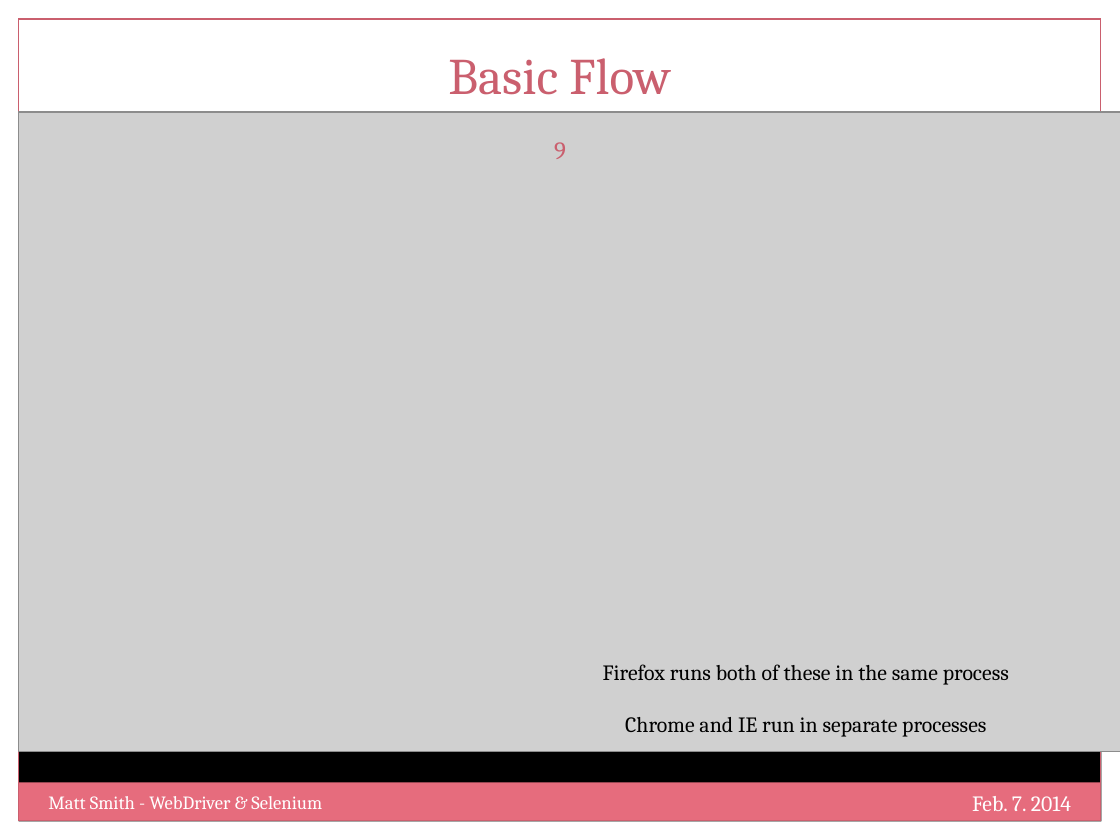
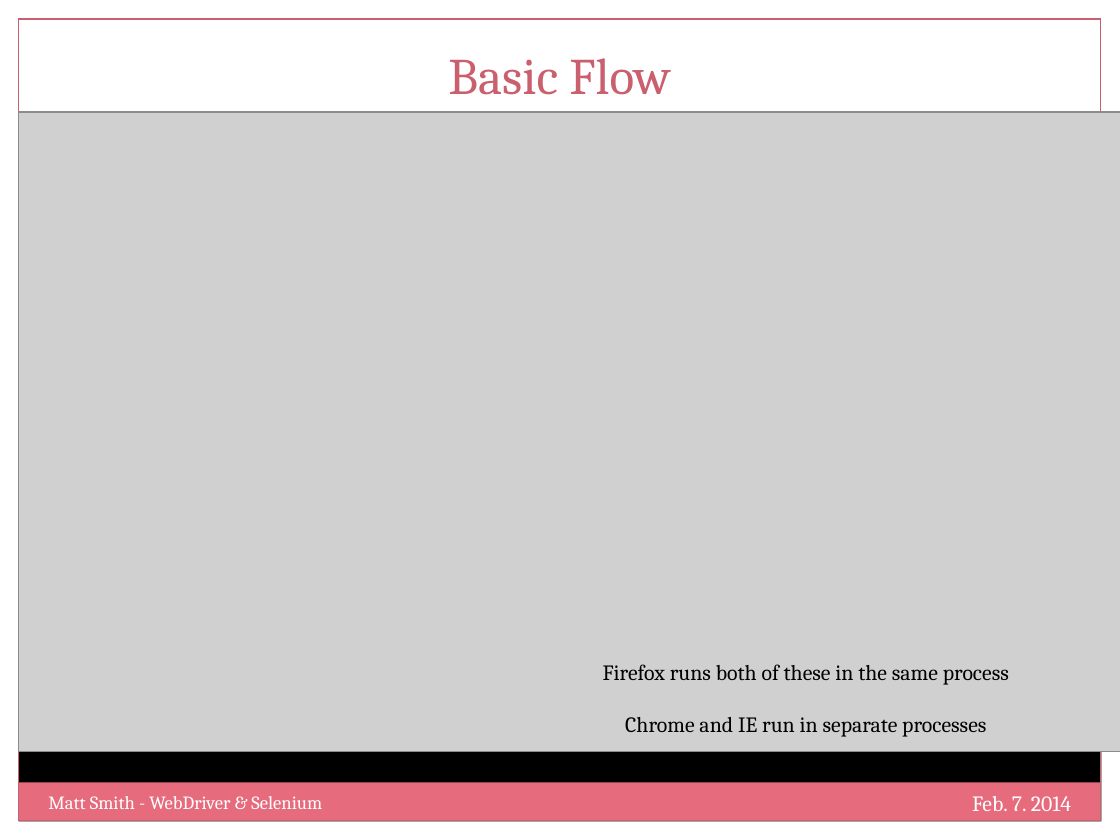
Before and after one commit to mtscout6/my-presentations, a slide deck: slide 9 of WebDriver/Slides.pptx. Drawn at 1120x840 pixels with LibreOffice and Linux fonts; fonts in the diff are those of the drawing; grey boxes stand for pictures; background and template pictures are left out. Boxes give left, top, right and bottom in pixels: in the first picture for what was removed or moved away, otherwise in the second. Text is boxed around its words. In the diff, an @@ line names an element or a change of style, - is before the commit and + after.

```diff
--- a/WebDriver/Slides.pptx
+++ b/WebDriver/Slides.pptx
@@ page number removed at (554, 142, 566, 159) @@
-9
```
Also in this commit, not shown: 3 other slides changed, 4 slides added, 1 other file.
